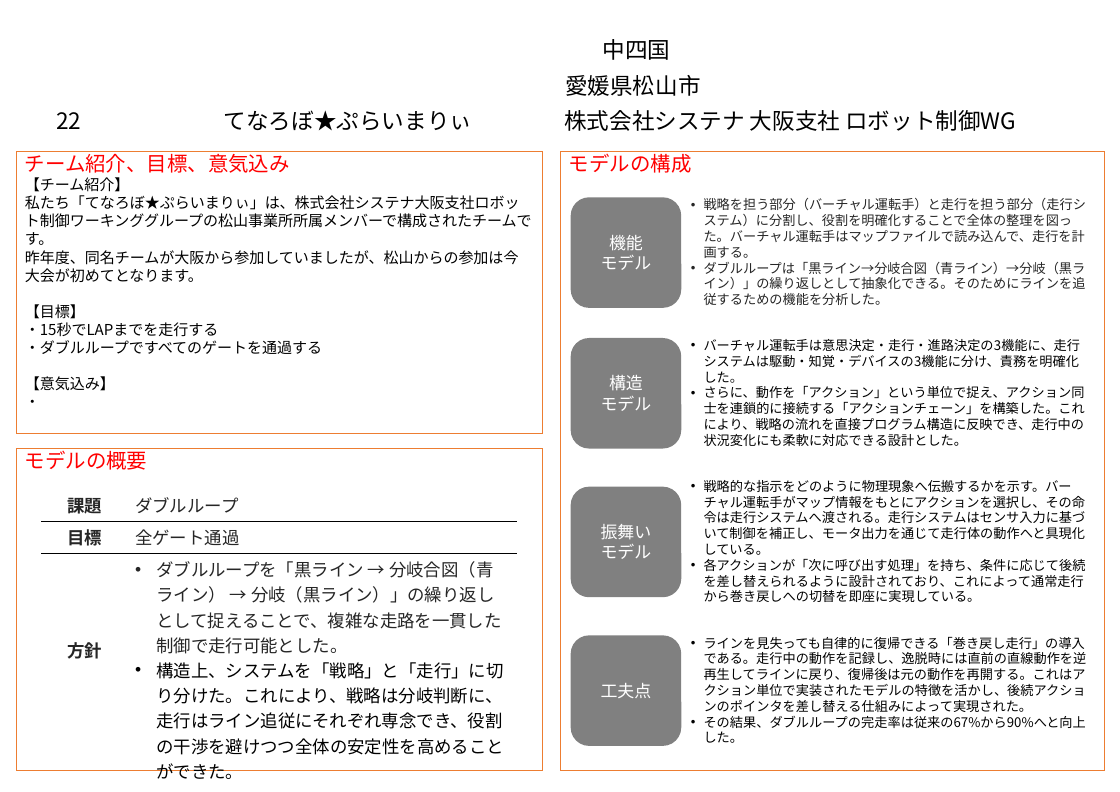
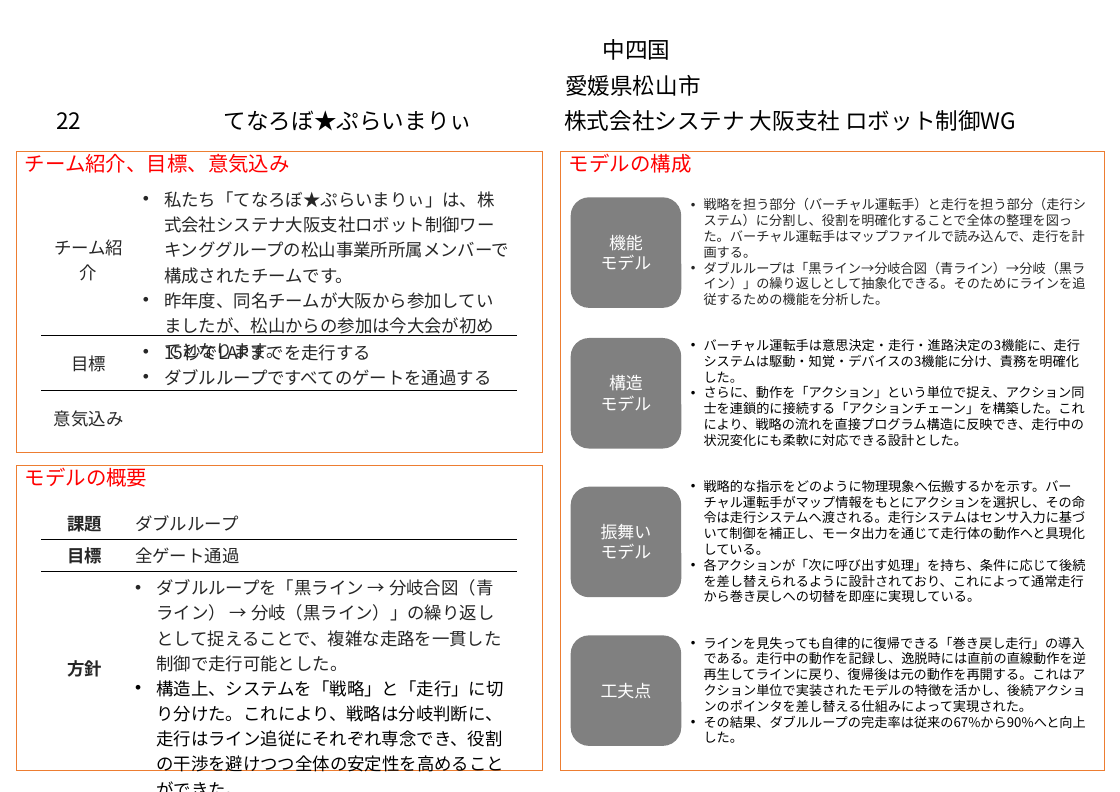
Before and after one commit to miyoshiyuu-systena/tenarobo-primary-mil-2025, a slide deck: slide 1 of model/【モデル図】てなろぼ★ぷらいまりぃ_2025(アブストラクト).pptx. Drawn at 1120x792 pixels with LibreOffice and Linux fonts; fonts in the diff are those of the drawing; background and template pictures are left out. Boxes give left, top, right and bottom in pixels: in the first picture for what was removed or moved away, otherwise in the second. Text is boxed around its words. In the diff, an @@ line names an element or a change of style, - is before the commit and + after.

```diff
--- a/model/【モデル図】てなろぼ★ぷらいまりぃ_2025(アブストラクト).pptx
+++ b/model/【モデル図】てなろぼ★ぷらいまりぃ_2025(アブストラクト).pptx
@@ rectangle "チーム紹介、目標、意気込み": place and size @@
-rectangle "チーム紹介、目標、意気込み" at [16,152,542,434]
+rectangle "チーム紹介、目標、意気込み" at [16,152,542,453]
@@ text in rectangle at [25,177,532,403]: paragraphs removed @@
-【チーム紹介】
-私たち「てなろぼ★ぷらいまりぃ」は、株式会社システナ大阪支社ロボット制御ワーキンググループの松山事業所所属メンバーで構成されたチームです。
-昨年度、同名チームが大阪から参加していましたが、松山からの参加は今大会が初めてとなります。
-【目標】
-・15秒でLAPまでを走行する
-・ダブルループですべてのゲートを通過する
-【意気込み】
-・
@@ table added at [41,183,517,651], 3 rows, 2 columns @@
+チーム紹介 | 私たち「てなろぼ★ぷらいまりぃ」は、株式会社システナ大阪支社ロボット制御ワーキンググループの松山事業所所属メンバーで構成されたチームです。 / 昨年度、同名チームが大阪から参加していましたが、松山からの参加は今大会が初めてとなります。
+目標 | 15秒でLAPまでを走行する / ダブルループですべてのゲートを通過する
+意気込み | 
@@ rectangle "モデルの概要": place and size @@
-rectangle "モデルの概要" at [16,449,542,770]
+rectangle "モデルの概要" at [16,465,542,770]
@@ table: place and size @@
-table at [41,489,518,783]
+table at [41,507,518,776]
```
Also in this commit, not shown: 1 slide removed.
